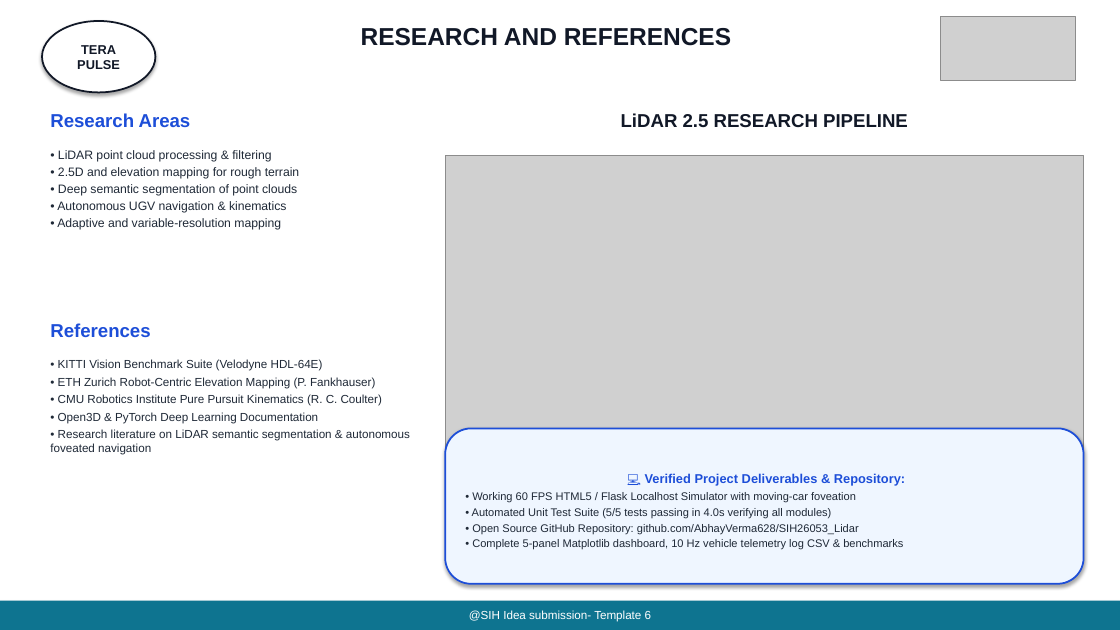
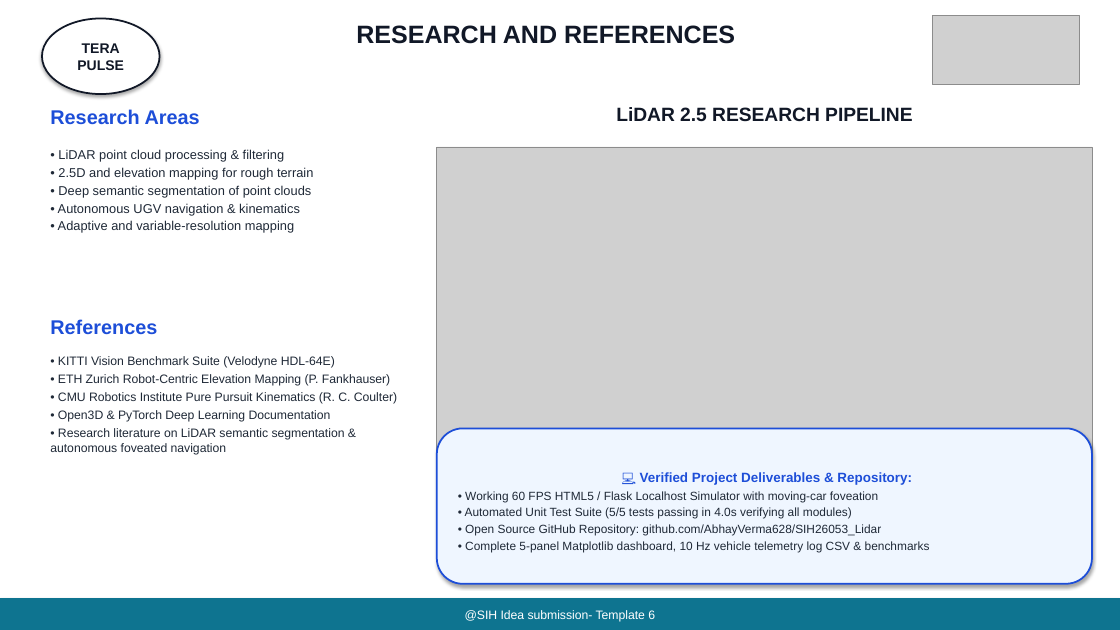
Before and after one commit to AbhayVerma628/SIh26053_Lidar, a slide deck: slide 6 of docs/SIH26053_TeraPulse_Official_Presentation.pptx. Drawn at 1120x630 pixels with LibreOffice and Linux fonts; fonts in the diff are those of the drawing; grey boxes stand for pictures. Boxes give left, top, right and bottom in pixels: in the first picture for what was removed or moved away, otherwise in the second. Text is boxed around its words. In the diff, an @@ line names an element or a change of style, - is before the commit and + after.

Commit message:
style: increase font sizes and enlarge images across all 6 slides

```diff
--- a/docs/SIH26053_TeraPulse_Official_Presentation.pptx
+++ b/docs/SIH26053_TeraPulse_Official_Presentation.pptx
@@ ellipse "TERA PULSE": place and size @@
-ellipse "TERA PULSE" at [42, 21, 155, 92]
+ellipse "TERA PULSE" at [42, 18, 160, 94]
@@ ellipse "TERA PULSE" at [42, 18, 160, 94]: size 11 to 12 pt @@
@@ text "RESEARCH AND REFERENCES" at [356, 25, 735, 44]: size 21 to 21.5 pt @@
@@ picture: place and size @@
-picture at [941, 17, 1075, 81]
+picture at [933, 15, 1080, 85]
@@ text "Research Areas" at [50, 109, 200, 124]: size 16 to 17 pt @@
@@ text "LiDAR 2.5 RESEARCH PIPELINE" at [616, 107, 912, 122]: size 16 to 16.5 pt @@
@@ text "• LiDAR point cloud processing ..." at [58, 149, 313, 233]: size 10.5 to 11 pt @@
@@ picture: place and size @@
-picture at [445, 155, 1084, 506]
+picture at [437, 147, 1092, 507]
@@ text "References" at [50, 319, 157, 335]: size 16 to 17 pt @@
@@ text "• KITTI Vision Benchmark Suite ..." at [50, 356, 397, 455]: size 10 to 10.5 pt @@
@@ rounded rectangle "💻 Verified Project Deliverables & ...": place and size @@
-rounded rectangle "💻 Verified Project Deliverables & ..." at [445, 429, 1084, 584]
+rounded rectangle "💻 Verified Project Deliverables & ..." at [437, 429, 1092, 584]
@@ rounded rectangle "💻 Verified Project Deliverables & ..." at [437, 429, 1092, 584]: size 11 to 11.5 pt in "💻 Verified Project Deliverables & Repository:"; size 9.5 to 10.2 pt in "• Working 60 FPS HTML5 / Flask ...", "• Automated Unit Test Suite (5/5 tests ...", "• Open Source GitHub Repository: github.com/AbhayVerma628/SI ...", "• Complete 5-panel Matplotlib dashboard, 10 Hz ..." @@
@@ rectangle "@SIH Idea submission- Template 6" at [0, 598, 1120, 630]: size 10 to 10.5 pt @@
```
Also in this commit, not shown: 5 other slides changed, 2 other files.
